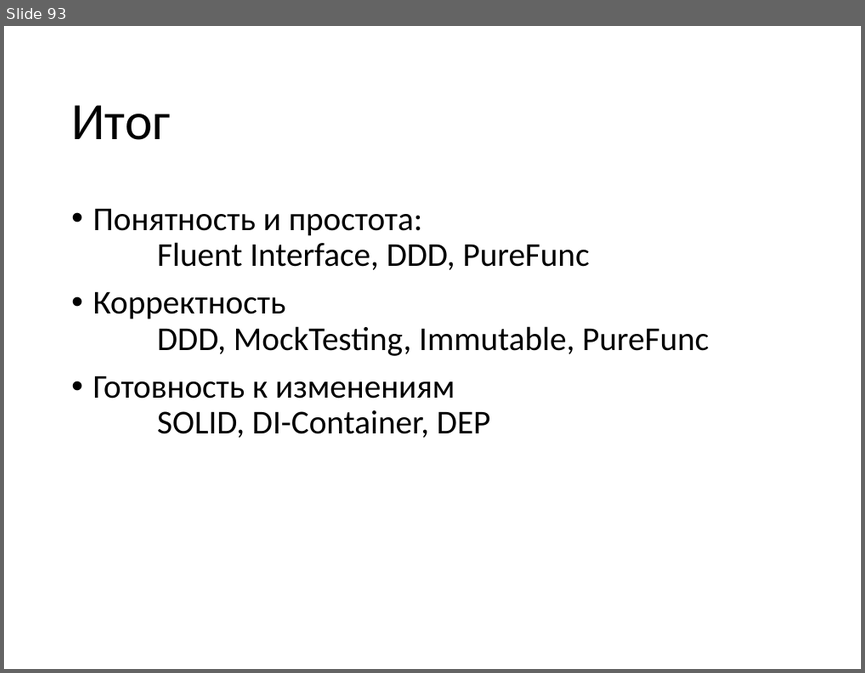
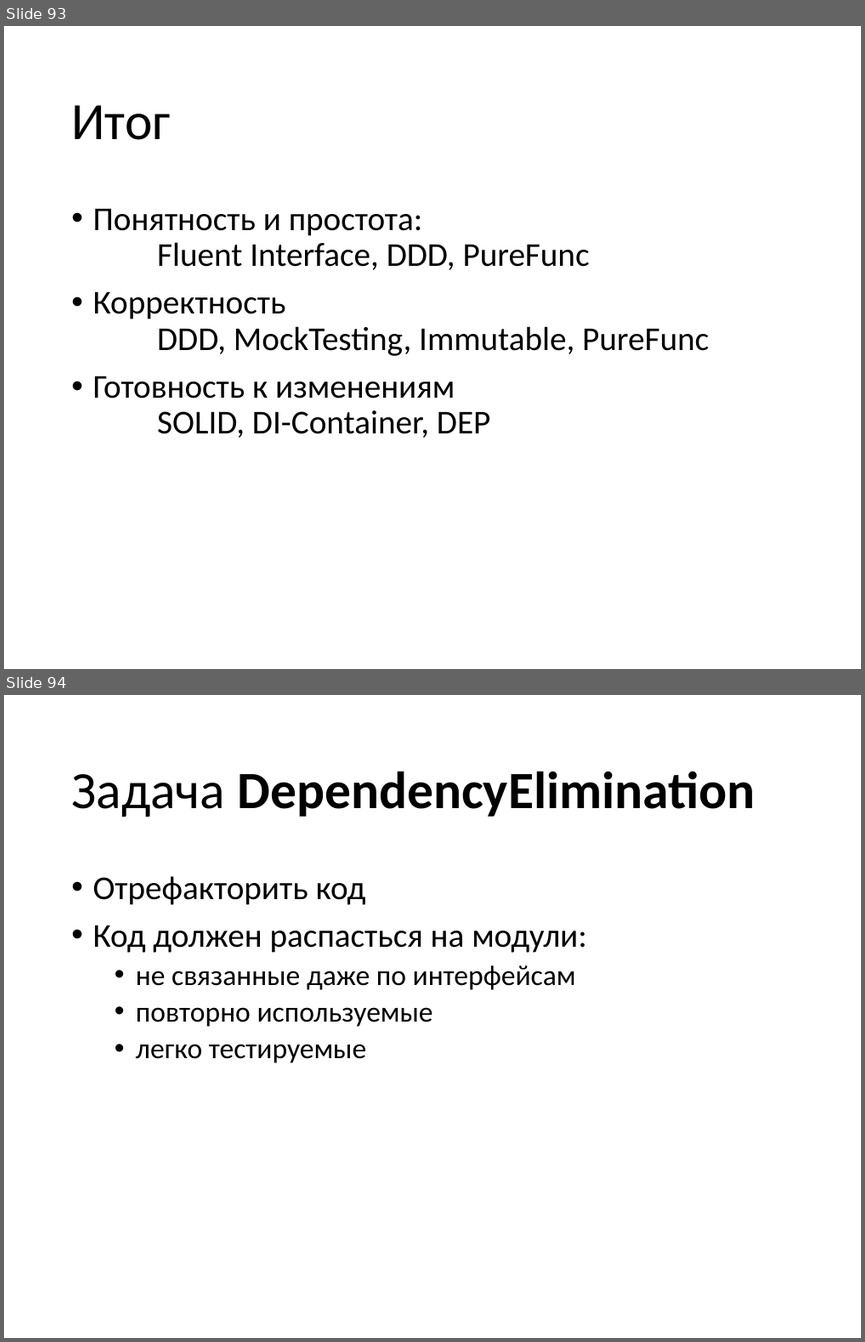
Before and after one commit to valertron/design, a slide deck: Design.pptx. Shown one above the other, each under a label of ours: slide 93 before the commit, slides 93 and 94 after it. The pictures are 865x673 and 865x1342 pixels, drawn with LibreOffice and Linux fonts; fonts in the diff are those of the drawing. Boxes give left, top, right and bottom in pixels: in the first picture for what was removed or moved away, otherwise in the second. Text is boxed around its words. In the diff, an @@ line names an element or a change of style, - is before the commit and + after.

```diff
--- a/Design.pptx
+++ b/Design.pptx
@@ slide 94 added at bbox=[4, 695, 861, 1338], background #FFFFFF @@
@@ title added at bbox=[71, 771, 755, 817], 44 pt, text #000000, bold @@
+Задача DependencyElimination
@@ text added at bbox=[93, 876, 587, 1063], 24 pt, text #000000 @@
+• Отрефакторить код
+• Код должен распасться на модули:
+  • не связанные даже по интерфейсам
+  • повторно используемые
+  • легко тестируемые
```
Also in this commit, not shown: 4 slides changed, 1 slide removed, 39 other files.
